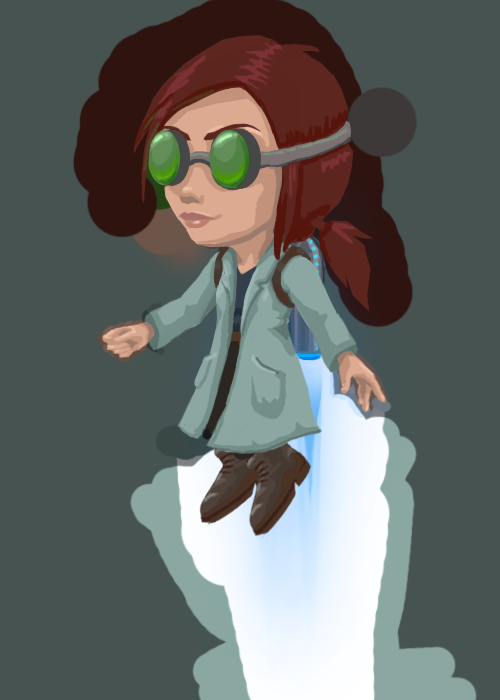
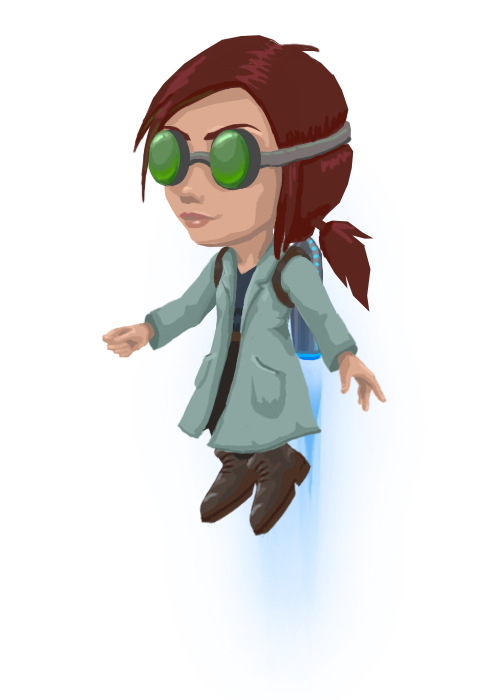
The second 500x700 image is a revision of the first. Changes to its layers:
removed layer "head copy" over [101, 35, 426, 700]
removed layer "Layer 1 copy" (was 50%) over [0, 0, 500, 700]
removed layer "Layer 1" over [0, 0, 500, 700]
showed "head" over [132, 35, 374, 312]
showed group "left arm" (5 layers) over [144, 256, 389, 413]
showed "jetpack-straps" over [209, 245, 293, 319]
showed group "torso" (2 layers) over [175, 227, 323, 455]
showed group "right arm" (5 layers) over [87, 246, 239, 369]
showed group "legs" (6 layers) over [147, 360, 296, 540]
showed group "jetpack-rockets" (3 layers) over [131, 128, 426, 700]
